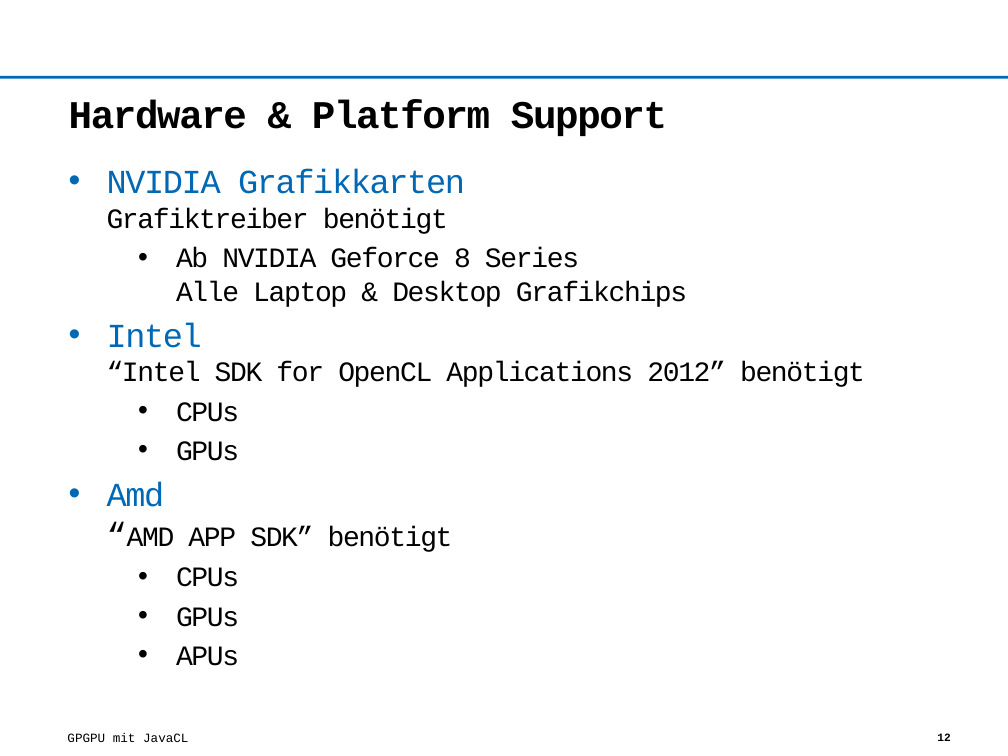
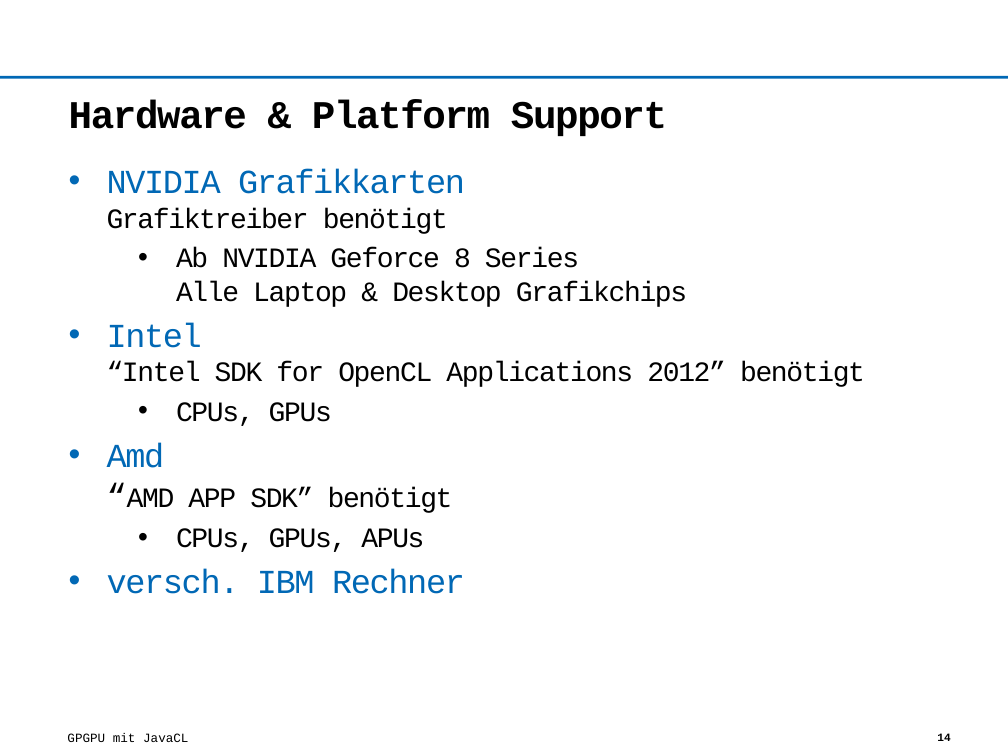
Before and after one commit to Wumpf/javaclpres, a slide deck: slide 14 of opencl.pptx (slide 12 before the commit). Drawn at 1008x756 pixels with LibreOffice and Linux fonts; fonts in the diff are those of the drawing; background and template pictures are left out. Boxes give left, top, right and bottom in pixels: in the first picture for what was removed or moved away, otherwise in the second. Text is boxed around its words. In the diff, an @@ line names an element or a change of style, - is before the commit and + after.

```diff
--- a/opencl.pptx
+++ b/opencl.pptx
@@ text at bbox=[176, 402, 332, 426]: text changed @@
-  • CPUs
-  • GPUs
+  • CPUs, GPUs
@@ text at bbox=[107, 528, 465, 594]: text changed; size 20 to 24 pt; text colour #000000 to #0168B5 @@
-  • CPUs
-  • GPUs
-  • APUs
+  • CPUs, GPUs, APUs
+• versch. IBM Rechner
@@ page number at bbox=[937, 733, 950, 741]: text changed @@
-12
+14
```
Also in this commit, not shown: 1 other slide changed, 3 slides added, 1 slide removed.
